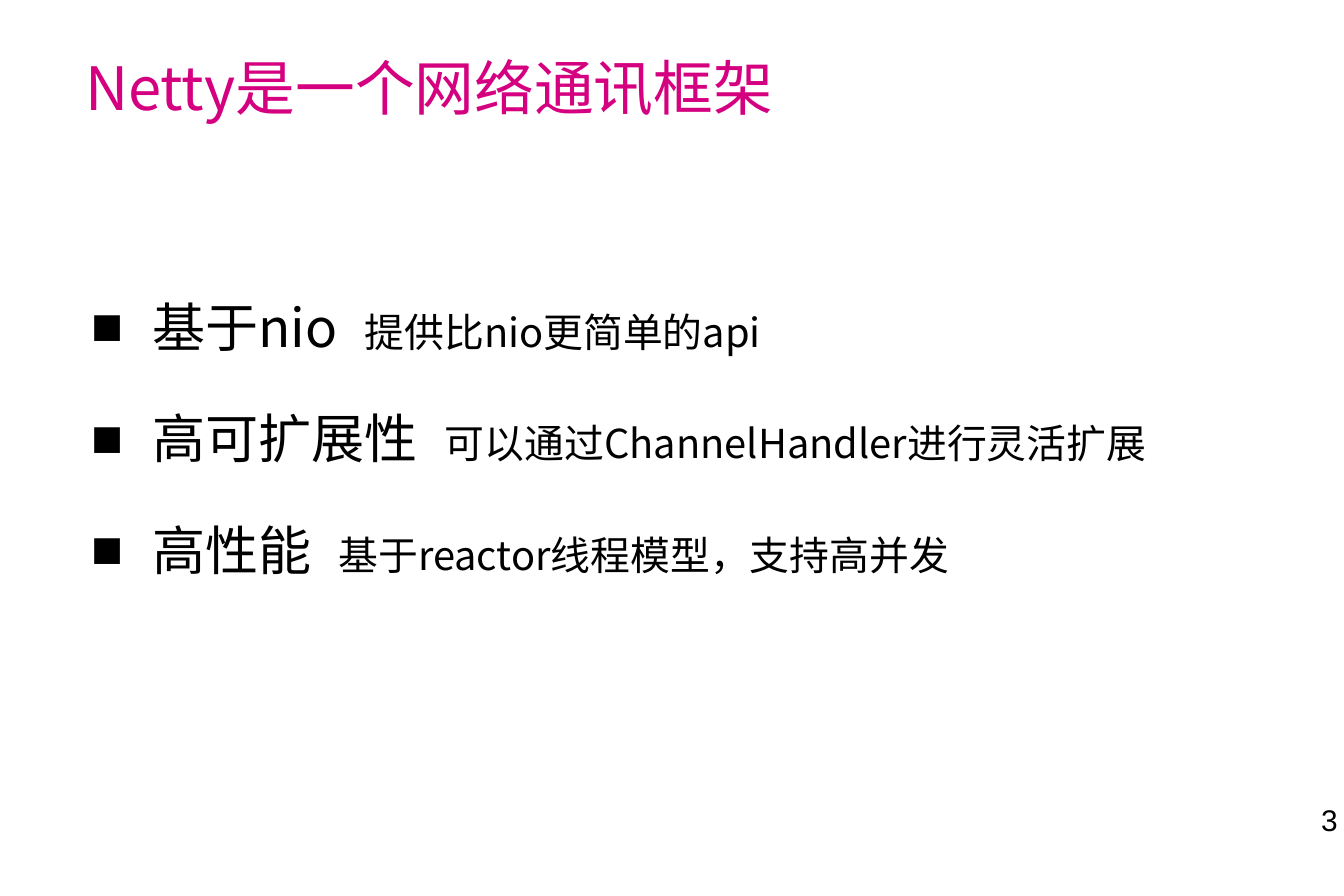
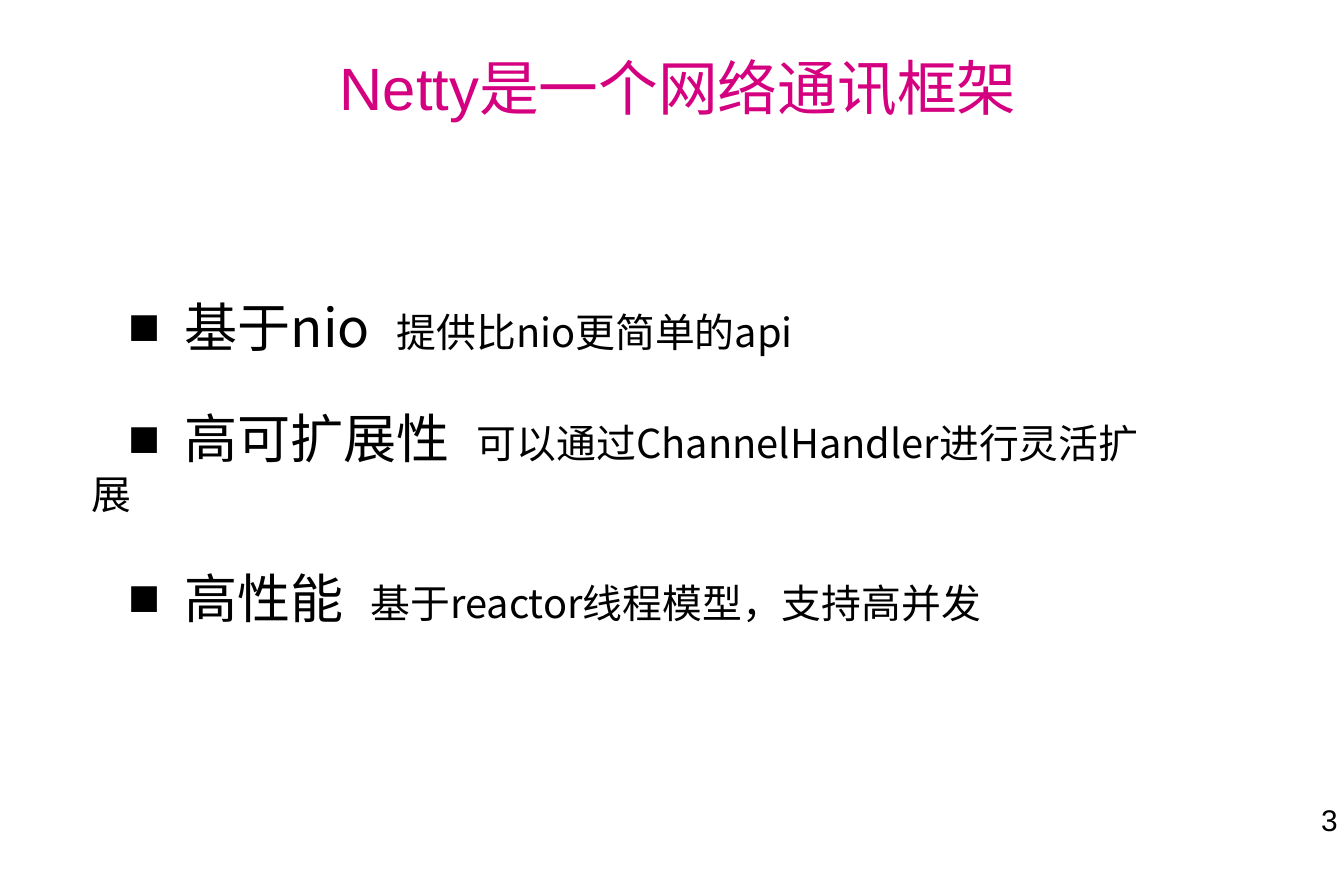
Before and after one commit to laienliang/netty-demo, a slide deck: slide 3 of doc/netty学习分享.ppt. Drawn at 1344x896 pixels with LibreOffice and Linux fonts; fonts in the diff are those of the drawing; background and template pictures are left out. Boxes give left, top, right and bottom in pixels: in the first picture for what was removed or moved away, otherwise in the second. Text is boxed around its words. In the diff, an @@ line names an element or a change of style, - is before the commit and + after.

```diff
--- a/doc/netty学习分享.ppt
+++ b/doc/netty学习分享.ppt
@@ title "Netty是一个网络通讯框架" at <box>340,62,1017,121</box>: font Noto Sans CJK SC to Arial; alignment left to centre; vertical alignment top to bottom @@
@@ text "基于nio 提供比nio更简单的api" at <box>184,302,1139,623</box>: indent changed @@
```
Also in this commit, not shown: 12 other slides changed, 2 slides added, 2 slides removed, 13 other files.
